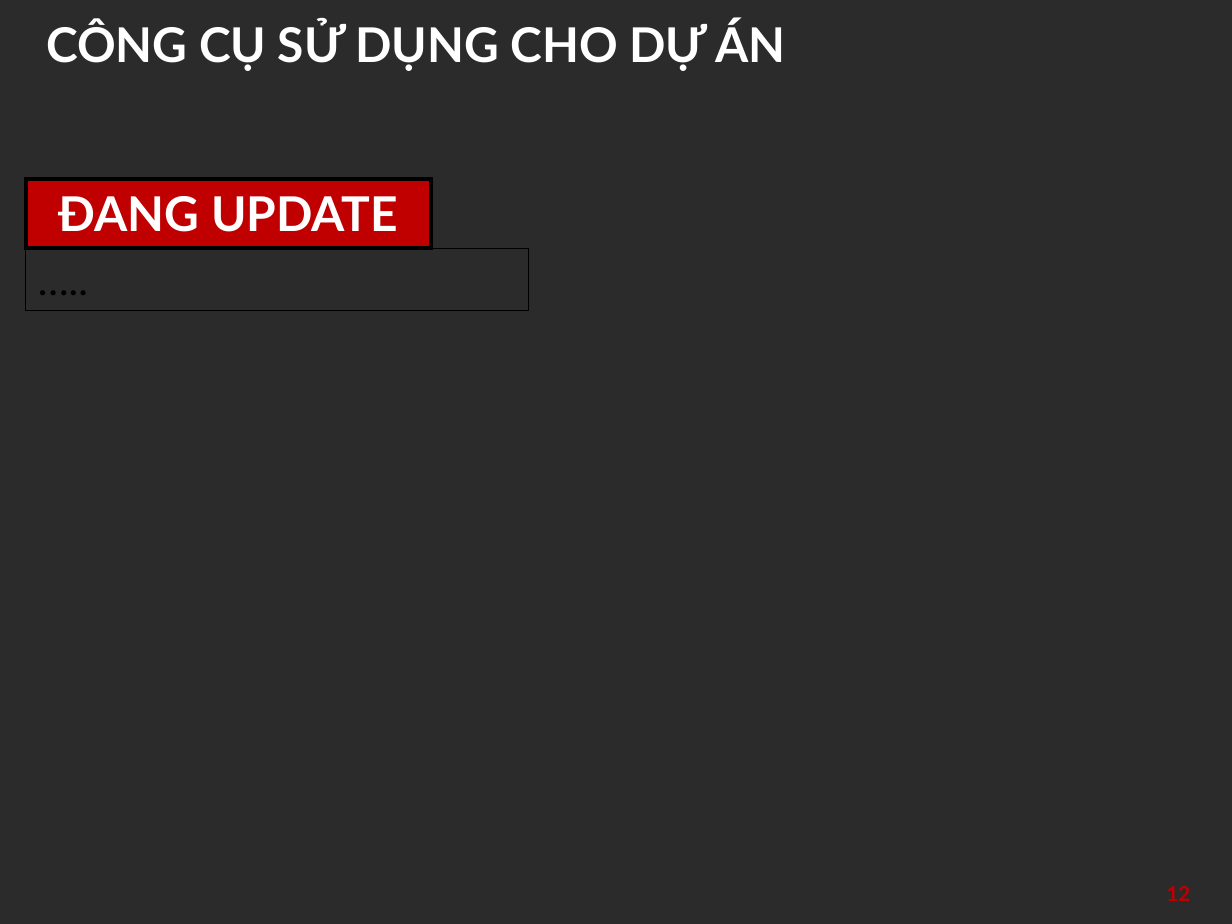
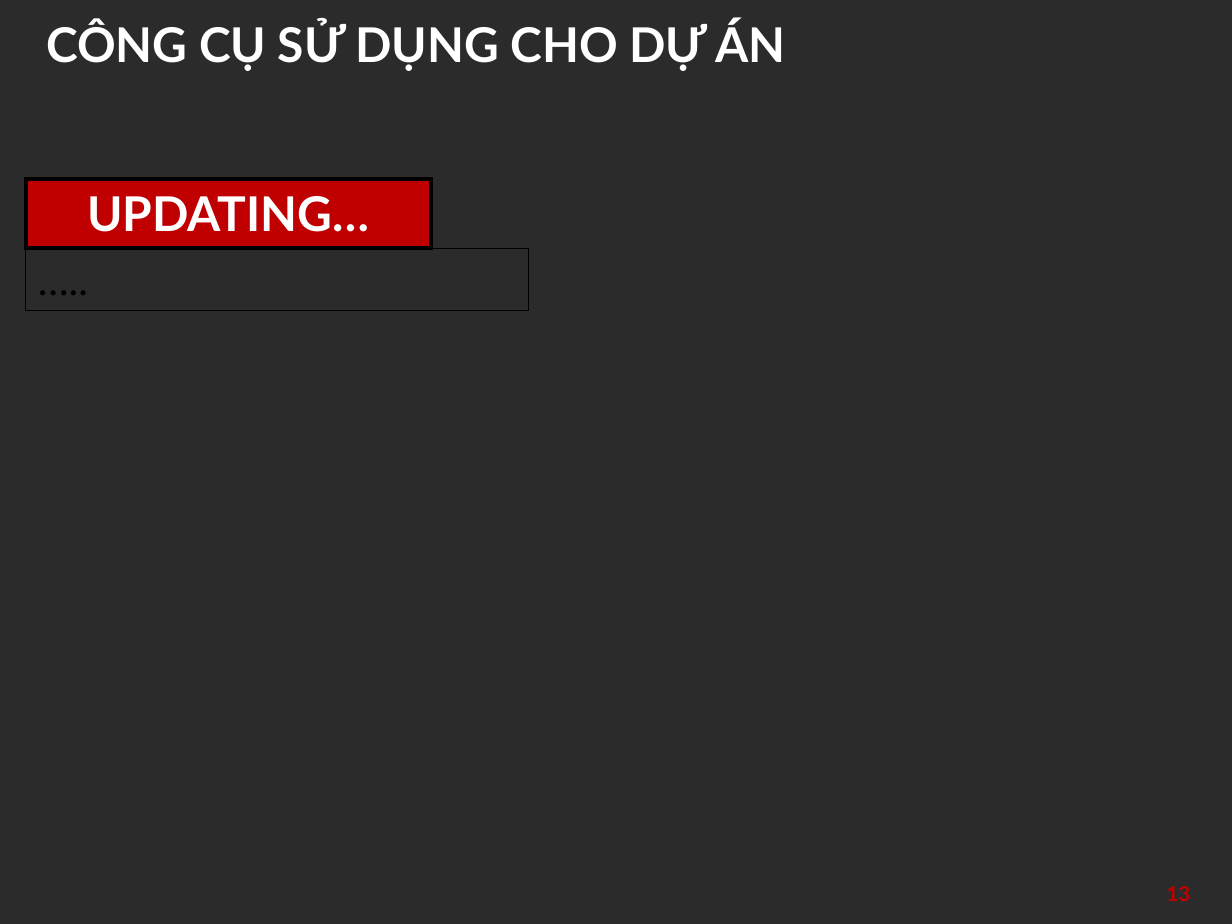
Before and after one commit to KTPM-UD/HUSTFarm-part1, a slide deck: slide 13 of HustFarm_Plan_v1.pptx (slide 12 before the commit). Drawn at 1232x924 pixels with LibreOffice and Linux fonts; fonts in the diff are those of the drawing; background and template pictures are left out; a plain dark background stands for a picture behind light text. Boxes give left, top, right and bottom in pixels: in the first picture for what was removed or moved away, otherwise in the second. Text is boxed around its words. In the diff, an @@ line names an element or a change of style, - is before the commit and + after.

Commit message:
Update
thêm ngôn ngữ sử dụng

```diff
--- a/HustFarm_Plan_v1.pptx
+++ b/HustFarm_Plan_v1.pptx
@@ text in rectangle at [87, 196, 369, 232]: text changed @@
-ĐANG UPDATE
+UPDATING…
@@ page number at [1167, 886, 1191, 901]: text changed @@
-12
+13
```
Also in this commit, not shown: 2 other slides changed, 2 slides added, 1 slide removed.
